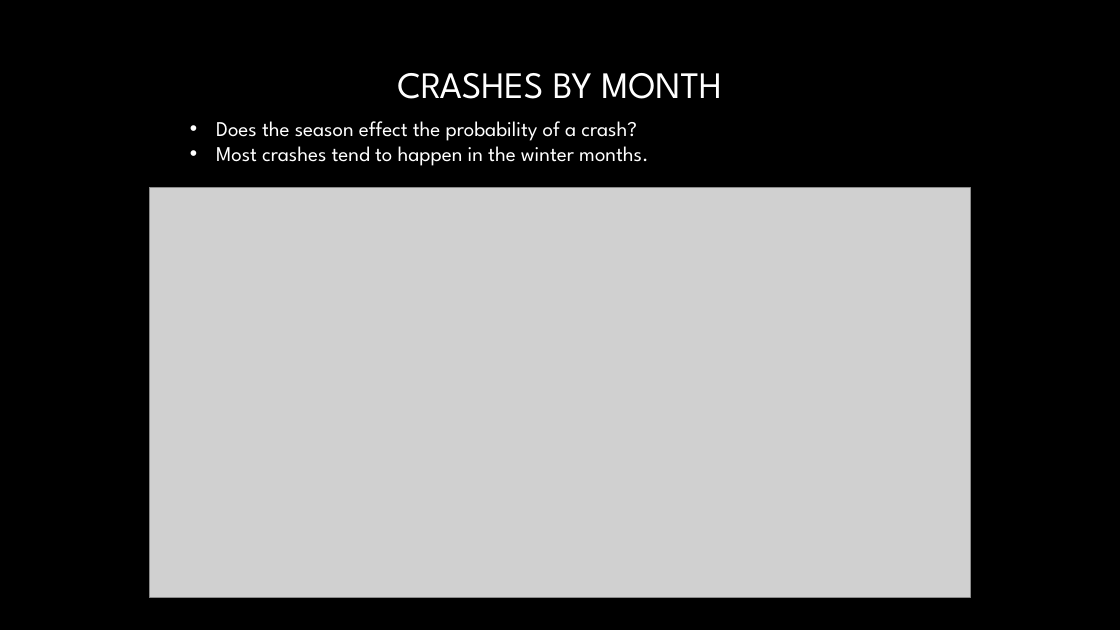
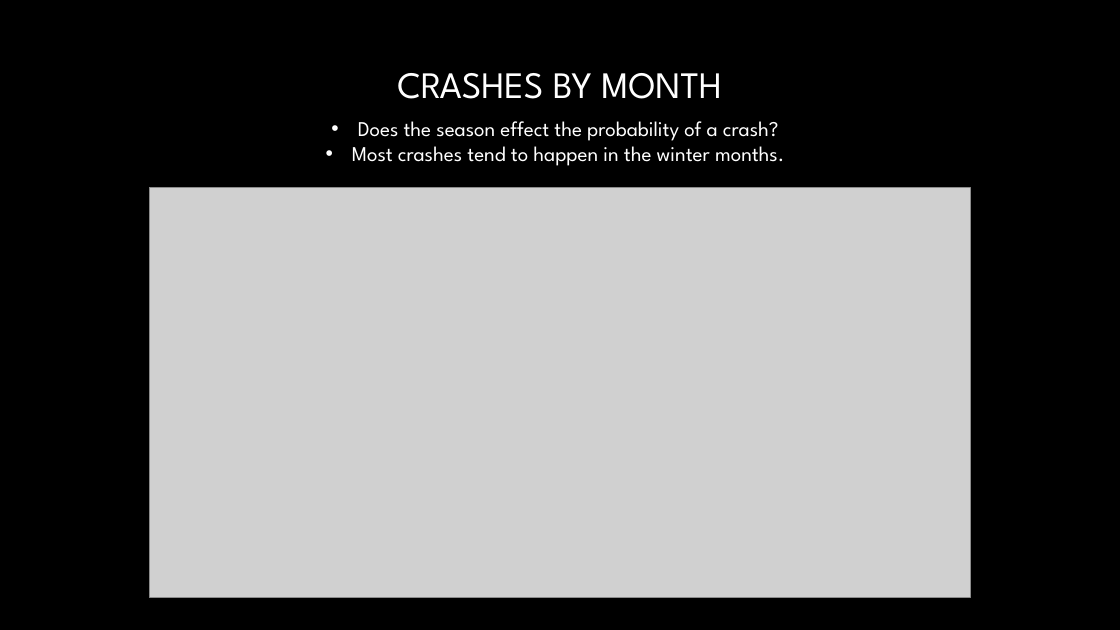
Before and after one commit to LauraJ3053/Project_01, a slide deck: slide 3 of Airplane_Crashes/Project 1 Presentation.pptx. Drawn at 1120x630 pixels with LibreOffice and Linux fonts; fonts in the diff are those of the drawing; grey boxes stand for pictures; background and template pictures are left out. Boxes give left, top, right and bottom in pixels: in the first picture for what was removed or moved away, otherwise in the second. Text is boxed around its words. In the diff, an @@ line names an element or a change of style, - is before the commit and + after.

```diff
--- a/Airplane_Crashes/Project 1 Presentation.pptx
+++ b/Airplane_Crashes/Project 1 Presentation.pptx
@@ text "Does the season effect the ..." at (352, 121, 784, 166): alignment left to centre @@
```
Also in this commit, not shown: 2 other slides changed, 3 slides added, 6 other files.
